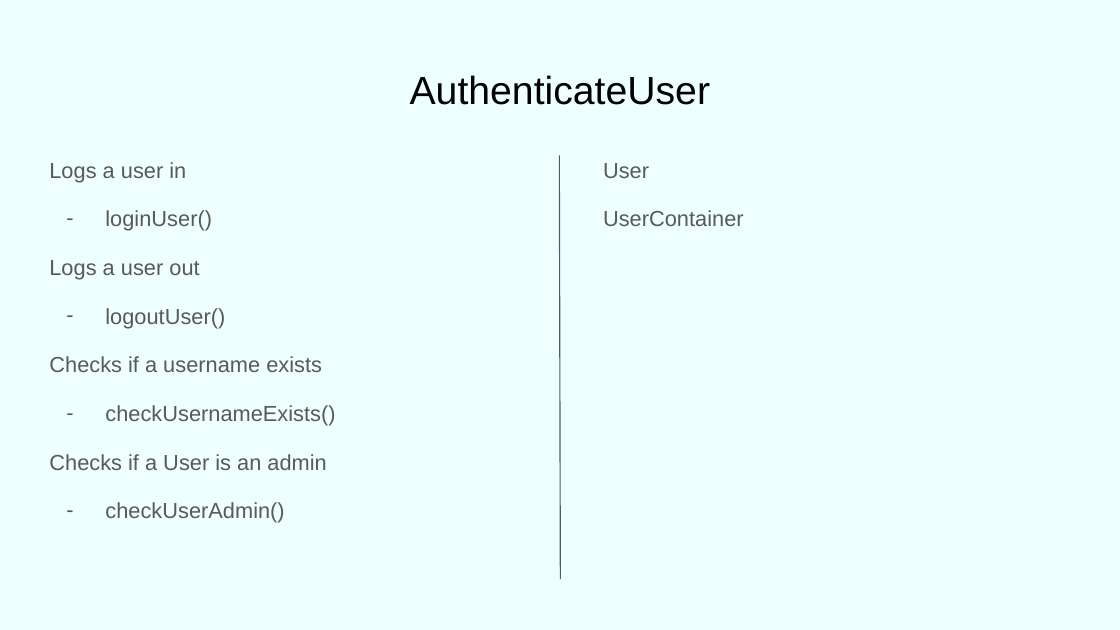
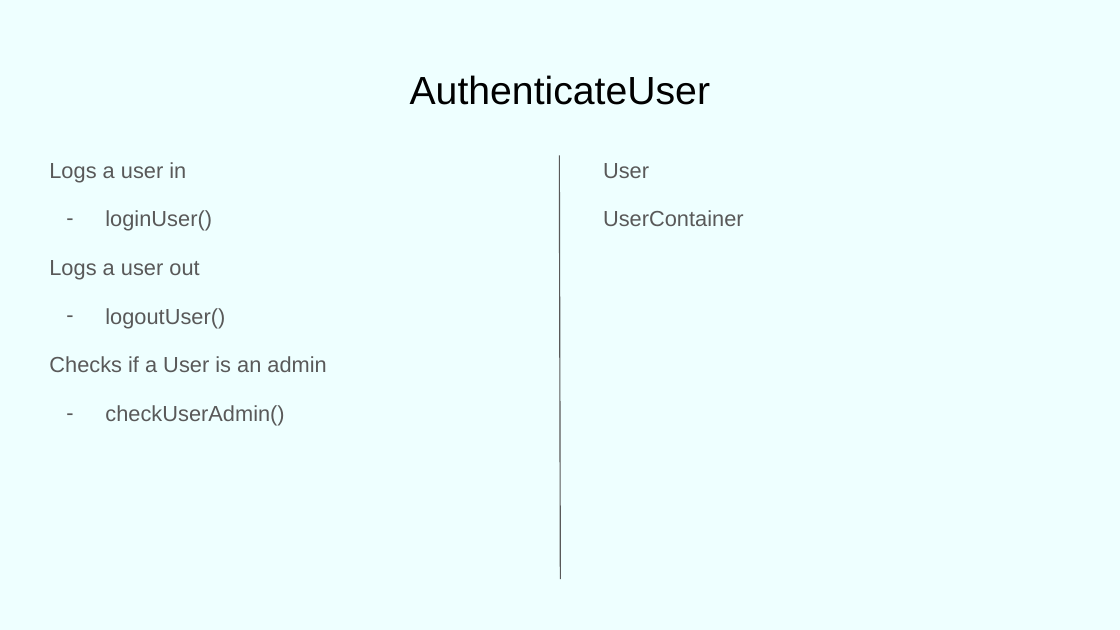
Before and after one commit to FakeDeepLearner/REform, a slide deck: slide 9 of phase0/phase0crcModel.pptx. Drawn at 1120x630 pixels with LibreOffice and Linux fonts; fonts in the diff are those of the drawing. Boxes give left, top, right and bottom in pixels: in the first picture for what was removed or moved away, otherwise in the second. Text is boxed around its words. In the diff, an @@ line names an element or a change of style, - is before the commit and + after.

```diff
--- a/phase0/phase0crcModel.pptx
+++ b/phase0/phase0crcModel.pptx
@@ text at (x1=49, y1=356, x2=335, y2=426): paragraphs removed @@
-Checks if a username exists
-– checkUsernameExists()
```
Also in this commit, not shown: 1 other slide changed.
